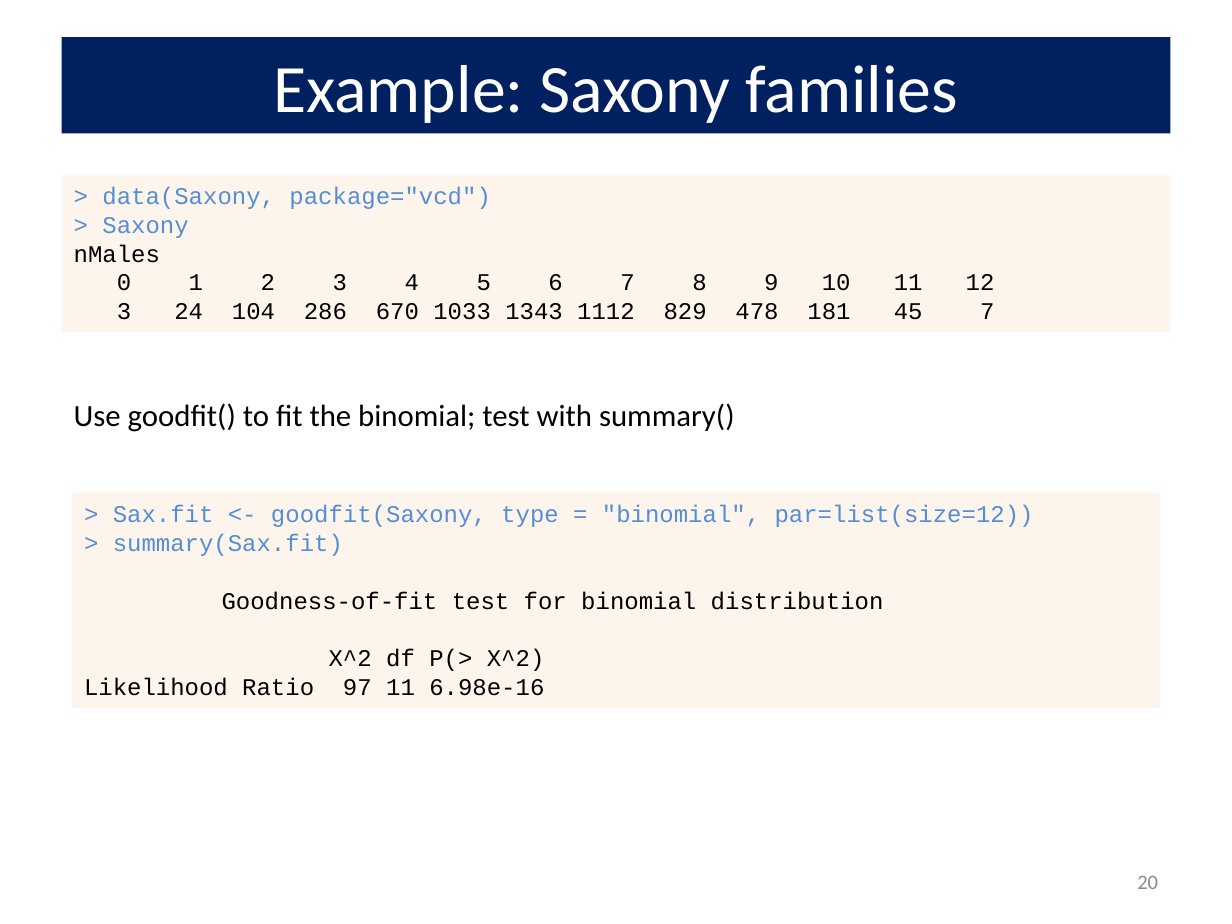
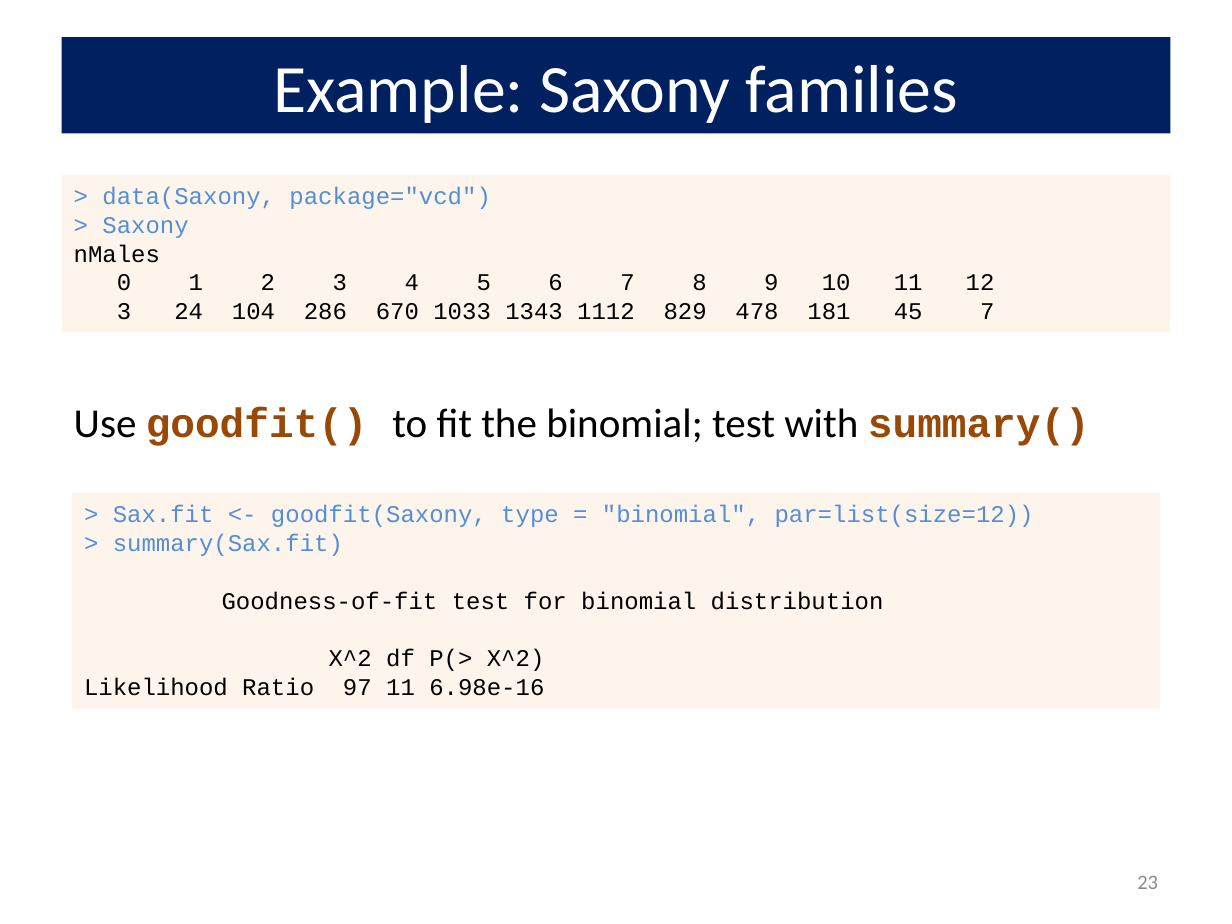
Before and after one commit to friendly/psy6136, a slide deck: slide 23 of docs/lectures/02-Discrete.pptx (slide 20 before the commit). Drawn at 1232x924 pixels with LibreOffice and Linux fonts; fonts in the diff are those of the drawing. Boxes give left, top, right and bottom in pixels: in the first picture for what was removed or moved away, otherwise in the second. Text is boxed around its words. In the diff, an @@ line names an element or a change of style, - is before the commit and + after.

```diff
--- a/docs/lectures/02-Discrete.pptx
+++ b/docs/lectures/02-Discrete.pptx
@@ text "Use goodfit() to fit the ..." at (74, 407, 1090, 446): size 18 to 24 pt; font Calibri to Courier New, text colour #000000 to #984807, bold on in "goodfit() summary()" @@
@@ page number at (1137, 876, 1158, 889): text changed @@
-20
+23
```
Also in this commit, not shown: 7 other slides changed, 3 slides added, 21 other files.
